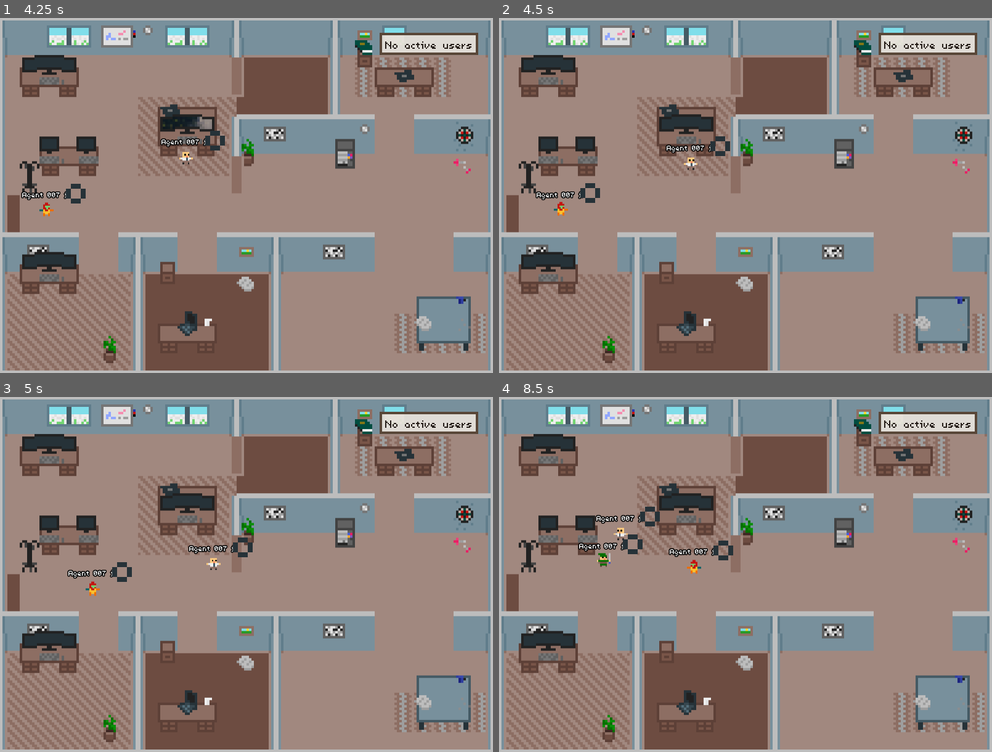
Above: before the commit, frames 1-4 (two rows, left to right).
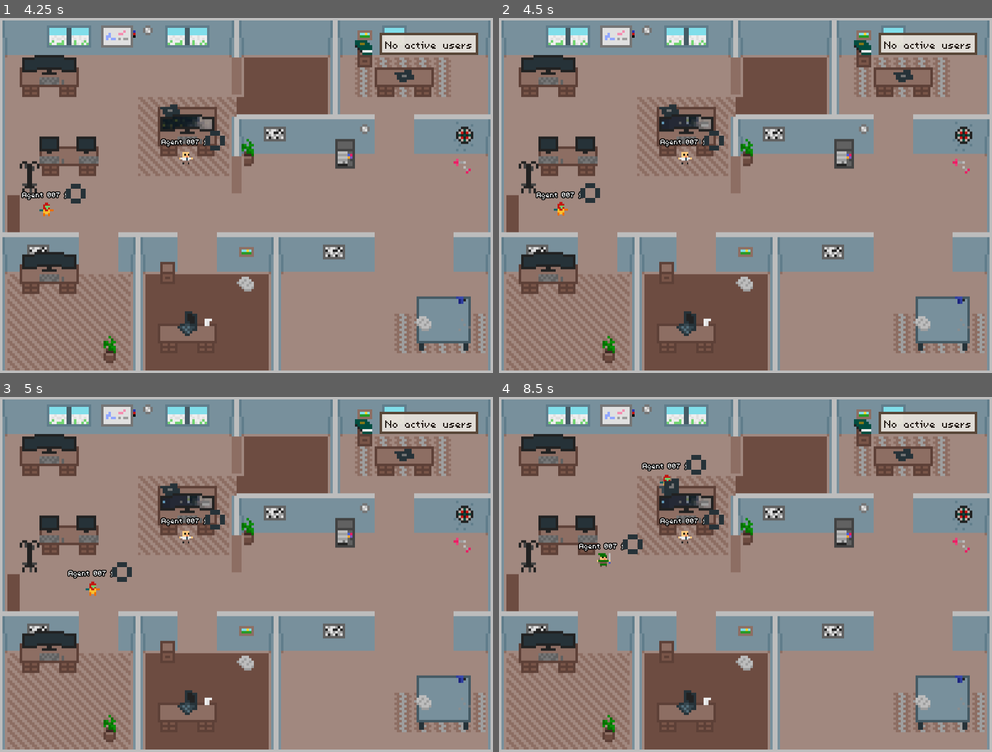
Above: after the commit, the same moments.

Repository: einord/agent-office
Game: Godot game, scene res://scenes/main.tscn
Same seed, same stepped clock (60 frames per second), same inputs: the game is played once before the commit and once after it.
Inputs (mouse positions are in pixels of both pictures, inside the frame that each line leads up to):
- Up to frame 1 (4.25 s): tap Enter at 0.5 s; move the mouse to (458, 42) at 0.52 s; hold W 0.53-1.28 s; tap J at 0.6, 3.6 s; click (458, 42) at 0.67 s; move the mouse to (147, 213) at 1.27 s; tap 1 at 1.35 s; move the mouse to (295, 117) at 2.02 s; hold W 2.03-3.53 s; tap 2 at 2.1 s; move the mouse to (221, 266) at 2.77 s; tap Q at 2.85 s; click (221, 266) at 2.92 s; move the mouse to (394, 248) at 3.52 s
- Up to frame 2 (4.5 s): move the mouse to (597, 142) at 4.27 s; tap 1 at 4.35 s
- Up to frame 3 (5 s): no input
- Up to frame 4 (8.5 s): move the mouse to (770, 574) at 5.02 s; tap one key every 0.75 s from 5.1 s: 2 Q J 1 2; click (770, 574) at 5.17 s; move the mouse to (671, 485) at 5.77 s; hold W 5.78-8.03 s; move the mouse to (853, 556) at 6.52 s; move the mouse to (646, 592) at 7.27 s; click (646, 592) at 7.42 s; move the mouse to (794, 496) at 8.02 s

Frame 1 is identical in both runs. In frame 2, 0.6% of the frame differs, in the area x 32-47%, y 27-43%; in frame 3, 0.7%; in frame 4, 1.4%, in the area x 19-48%, y 16-50%.

Commit message:
feat(gui): add grace period before agent transitions to idle
Agents now stay at their workstation for 5 seconds before wandering
to a break area, preventing jarring immediate transitions. If the
agent receives new work during the grace period, it stays put.

Diff:
--- a/gui/agent-office/scenes/agent.gd
+++ b/gui/agent-office/scenes/agent.gd
@@ -10,6 +10,7 @@
 @export var idle_wait_min: float = 5.0  # Minimum wait time in idle state (seconds)
 @export var idle_wait_max: float = 10.0  # Maximum wait time in idle state (seconds)
 @export var exit_wait_time: float = 2.0  # Time to wait at exit before despawning (seconds)
+@export var idle_grace_period: float = 5.0  # Seconds to wait at workstation before going idle
 @onready var navigation_agent: NavigationAgent2D = get_node("NavigationAgent2D")
 @onready var _anim_player: AnimationPlayer = $AnimationPlayer
 var _name_label: Label = null
@@ -21,6 +22,8 @@
 var _is_idle_waiting: bool = false
 var _exit_timer: float = 0.0
 var _is_exit_waiting: bool = false
+var _idle_grace_timer: float = 0.0
+var _is_idle_grace_waiting: bool = false
 var external_id: String = ""
 var display_name: String = ""
 var user_name: String = ""
@@ -115,9 +118,29 @@
 
 ## Changes the agent's state and triggers exit/enter callbacks.
 ## If already WORKING and receiving WORKING again, stays at current workstation.
+## Transitions from WORKING to IDLE have a grace period to avoid immediate wandering.
 func change_state(new_state: AgentState) -> void:
+	# If we're in grace period waiting to go idle...
+	if _is_idle_grace_waiting:
+		if new_state == AgentState.WORKING:
+			# Got work again — cancel the grace period, stay at workstation
+			_is_idle_grace_waiting = false
+			_idle_grace_timer = 0.0
+			return
+		if new_state == AgentState.LEAVING:
+			# Must leave — cancel grace period and transition immediately
+			_is_idle_grace_waiting = false
+			_idle_grace_timer = 0.0
+
 	if current_state == new_state:
 		return
+
+	# Delay WORKING → IDLE transition with a grace period
+	if current_state == AgentState.WORKING and new_state == AgentState.IDLE:
+		_is_idle_grace_waiting = true
+		_idle_grace_timer = idle_grace_period
+		return
+
 	_exit_state(current_state)
 	current_state = new_state
 	_enter_state(new_state)
@@ -139,6 +162,8 @@
 			_activate_workstation_computers(false)
 			current_workstation = null
 			_has_arrived_at_work = false
+			_is_idle_grace_waiting = false
+			_idle_grace_timer = 0.0
 		AgentState.IDLE:
 			_idle_timer = 0.0
 			_is_idle_waiting = false
@@ -290,6 +315,14 @@
 				if not _has_arrived_at_work:
 					_has_arrived_at_work = true
 					_activate_workstation_computers(true)
+				# Handle grace period countdown before transitioning to IDLE
+				if _is_idle_grace_waiting:
+					_idle_grace_timer -= delta
+					if _idle_grace_timer <= 0.0:
+						_is_idle_grace_waiting = false
+						_exit_state(AgentState.WORKING)
+						current_state = AgentState.IDLE
+						_enter_state(AgentState.IDLE)
 				return
 			AgentState.IDLE:
 				# Wait for a random duration before wandering to a new point
